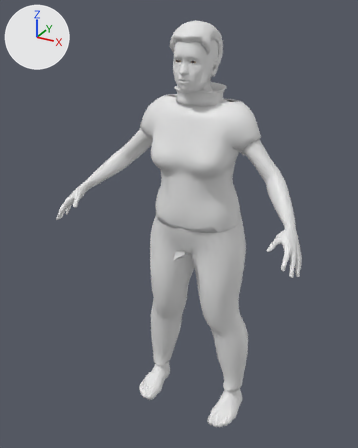
Renders of the glTF model corpos/corpo-idoso-f-normal.glb from each side of a commit.
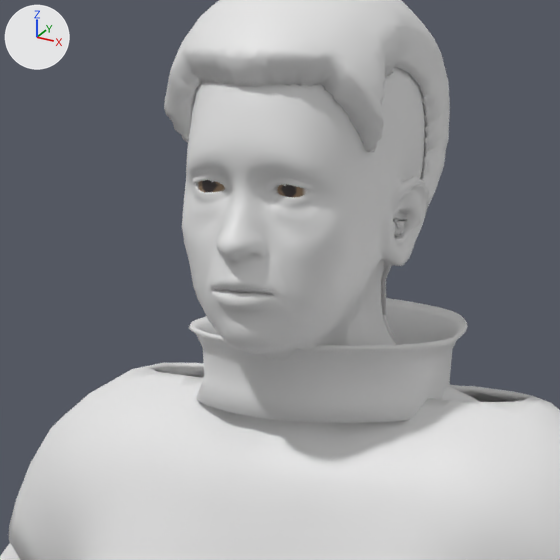
Old and new are each drawn whole from a 50 mm camera at (0.925, -1.749, 0.972) aimed at (-0.051, 0.025, 0.085) and again close up on the part from 39% to 68% of the width and 6% to 29% of the height. Every picture has the same lights, and +X, +Y and +Z are marked at upper left. The last two pictures show the newer version. Vertices at exactly the same position are counted once.

The first close-up shows 'cabelo', 'camiseta', 'gola', 'pele' and 1 more.
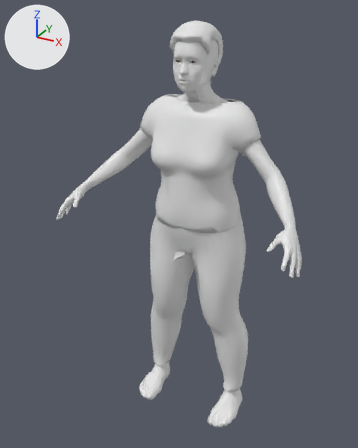
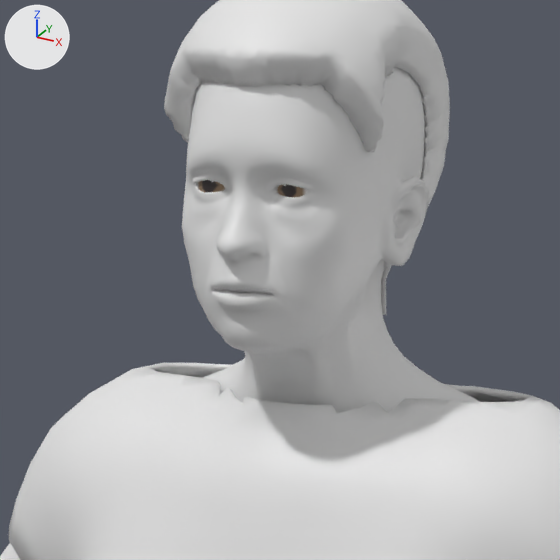
Pixel boxes (x1, y1, x2, y2) of what changed, in the close-ups (560 x 560 px):
'cabelo', reshaped
    before: (164, 0, 450, 345)
    after: (164, 0, 450, 315)
'gola', deleted
    before: (189, 298, 468, 423)
part 1 of me_cabelo_028, deleted (mostly hidden)
    before: (393, 215, 409, 236)
part 2 of me_cabelo_028, deleted (mostly hidden)
    before: (383, 315, 396, 345)

What the commit changed:
me_cabelo_028 is used by ob_cabelo; location (0.0, 0.0, 0.0).
me_cabelo_028 had 2289 vertices, 4500 faces and spanned x -0.088..0.088, y -0.033..0.193, z 0.62..0.921.
me_cabelo_028 now has 1891 vertices, 3758 faces and spans x -0.088..0.088, y -0.033..0.193, z 0.679..0.921.
me_cabelo_028 part 1: 6 loose pieces with 322 vertices, spanning x -0.085..0.085, y 0.062..0.089, z 0.725..0.758, are deleted.
Part 2, on me_cabelo_028:
76 vertices are removed from x -0.067..0.067, y 0.121..0.162, z 0.62..0.671.
172 faces are deleted.
Object 'gola' (ob_gola) is deleted.
